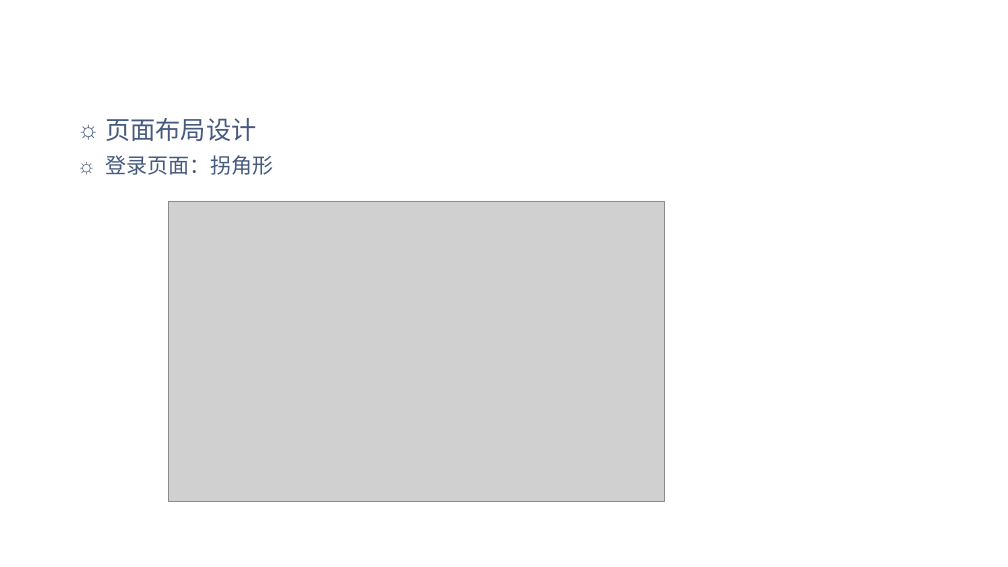
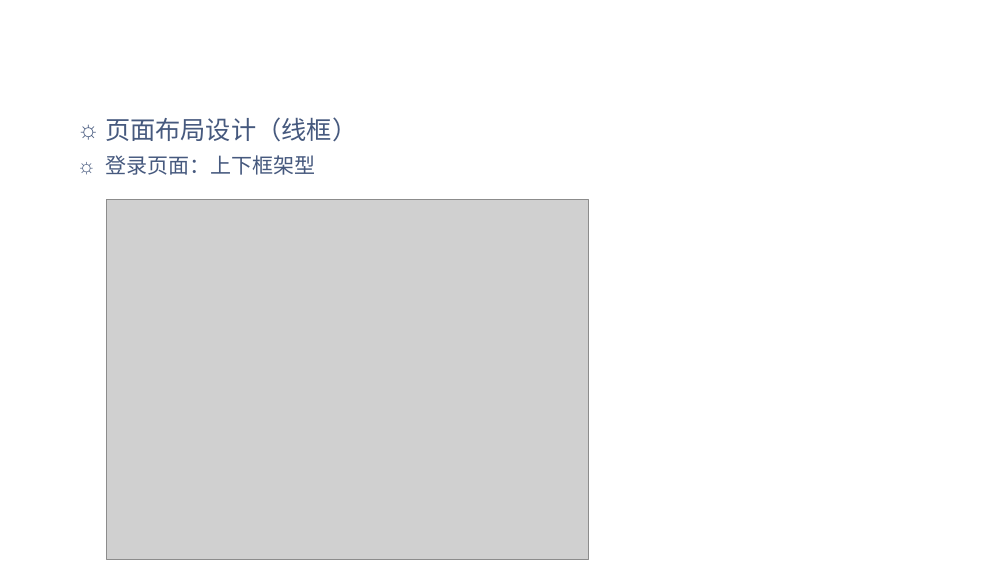
Before and after one commit to Weeeeeb/WebProject, a slide deck: slide 60 of ppt/Web工程大作业.pptx (slide 39 before the commit). Drawn at 1008x567 pixels with LibreOffice and Linux fonts; fonts in the diff are those of the drawing; grey boxes stand for pictures; background and template pictures are left out. Boxes give left, top, right and bottom in pixels: in the first picture for what was removed or moved away, otherwise in the second. Text is boxed around its words. In the diff, an @@ line names an element or a change of style, - is before the commit and + after.

```diff
--- a/ppt/Web工程大作业.pptx
+++ b/ppt/Web工程大作业.pptx
@@ text at (105, 117, 357, 175): text changed; size 20 to 24 pt @@
-☼ 页面布局设计
-☼ 登录页面：拐角形
+☼ 页面布局设计（线框）
+☼ 登录页面：上下框架型
@@ picture: place and size @@
-picture at (169, 201, 665, 502)
+picture at (107, 200, 588, 560)
```
Also in this commit, not shown: 15 other slides changed, 24 slides added, 5 slides removed.
